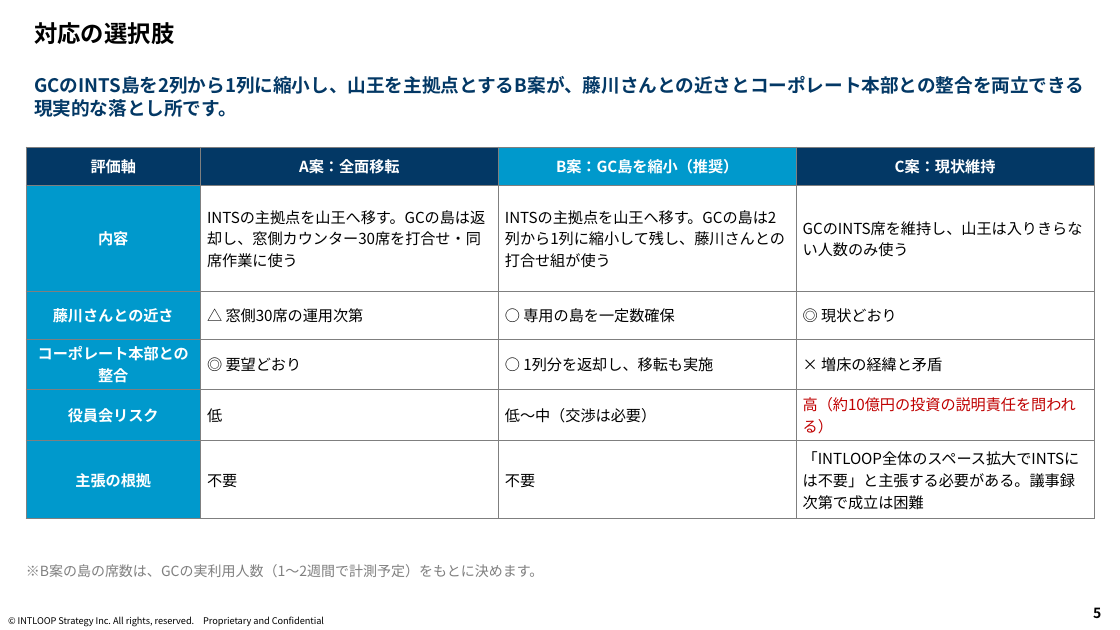
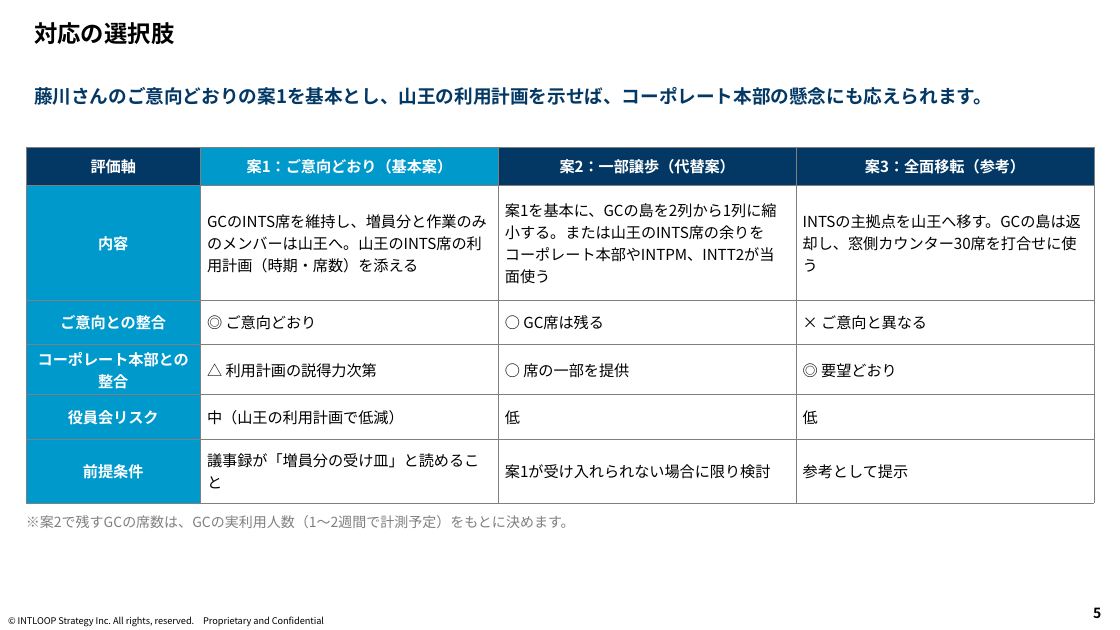
Before and after one commit to mkomko2011/For-AI, a slide deck: slide 5 of output/オフィス利用_現状確認とご相談_藤川さん向け.pptx. Drawn at 1120x630 pixels with LibreOffice and Linux fonts; fonts in the diff are those of the drawing; background and template pictures are left out. Boxes give left, top, right and bottom in pixels: in the first picture for what was removed or moved away, otherwise in the second. Text is boxed around its words. In the diff, an @@ line names an element or a change of style, - is before the commit and + after.

```diff
--- a/output/オフィス利用_現状確認とご相談_藤川さん向け.pptx
+++ b/output/オフィス利用_現状確認とご相談_藤川さん向け.pptx
@@ text at box(34, 87, 992, 105): text changed @@
-GCのINTS島を2列から1列に縮小し、山王を主拠点とするB案が、藤川さんとの近さとコーポレート本部との整合を両立できる現実的な落とし所です。
+藤川さんのご意向どおりの案1を基本とし、山王の利用計画を示せば、コーポレート本部の懸念にも応えられます。
@@ table at box(26, 147, 1096, 501) @@
-row 1: 評価軸 | A案：全面移転 | B案：GC島を縮小（推奨） | C案：現状維持
+row 1: 評価軸 | 案1：ご意向どおり（基本案） | 案2：一部譲歩（代替案） | 案3：全面移転（参考）
-row 2: 内容 | INTSの主拠点を山王へ移す。GCの島は返却し、窓側カウンター30席を打合せ・同席作業に使う | INTSの主拠点を山王へ移す。GCの島は2列から1列に縮小して残し、藤川さんとの打合せ組が使う | GCのINTS席を維持し、山王は入りきらない人数のみ使う
+row 2: 内容 | GCのINTS席を維持し、増員分と作業のみのメンバーは山王へ。山王のINTS席の利用計画（時期・席数）を添える | 案1を基本に、GCの島を2列から1列に縮小する。または山王のINTS席の余りをコーポレート本部やINTPM、INTT2が当面使う | INTSの主拠点を山王へ移す。GCの島は返却し、窓側カウンター30席を打合せに使う
-row 3: 藤川さんとの近さ | △ 窓側30席の運用次第 | ○ 専用の島を一定数確保 | ◎ 現状どおり
+row 3: ご意向との整合 | ◎ ご意向どおり | ○ GC席は残る | × ご意向と異なる
-row 4: コーポレート本部との整合 | ◎ 要望どおり | ○ 1列分を返却し、移転も実施 | × 増床の経緯と矛盾
+row 4: コーポレート本部との整合 | △ 利用計画の説得力次第 | ○ 席の一部を提供 | ◎ 要望どおり
-row 5: 役員会リスク | 低 | 低〜中（交渉は必要） | 高（約10億円の投資の説明責任を問われる）
+row 5: 役員会リスク | 中（山王の利用計画で低減） | 低 | 低
-row 6: 主張の根拠 | 不要 | 不要 | 「INTLOOP全体のスペース拡大でINTSには不要」と主張する必要がある。議事録次第で成立は困難
+row 6: 前提条件 | 議事録が「増員分の受け皿」と読めること | 案1が受け入れられない場合に限り検討 | 参考として提示
@@ fill #033865 to #0099CC in row 1, column 2 @@
@@ fill #0099CC to #033865 in row 1, column 3 @@
@@ text at box(26, 515, 575, 528): text changed @@
-※B案の島の席数は、GCの実利用人数（1〜2週間で計測予定）をもとに決めます。
+※案2で残すGCの席数は、GCの実利用人数（1〜2週間で計測予定）をもとに決めます。
```
Also in this commit, not shown: 3 other slides changed.
